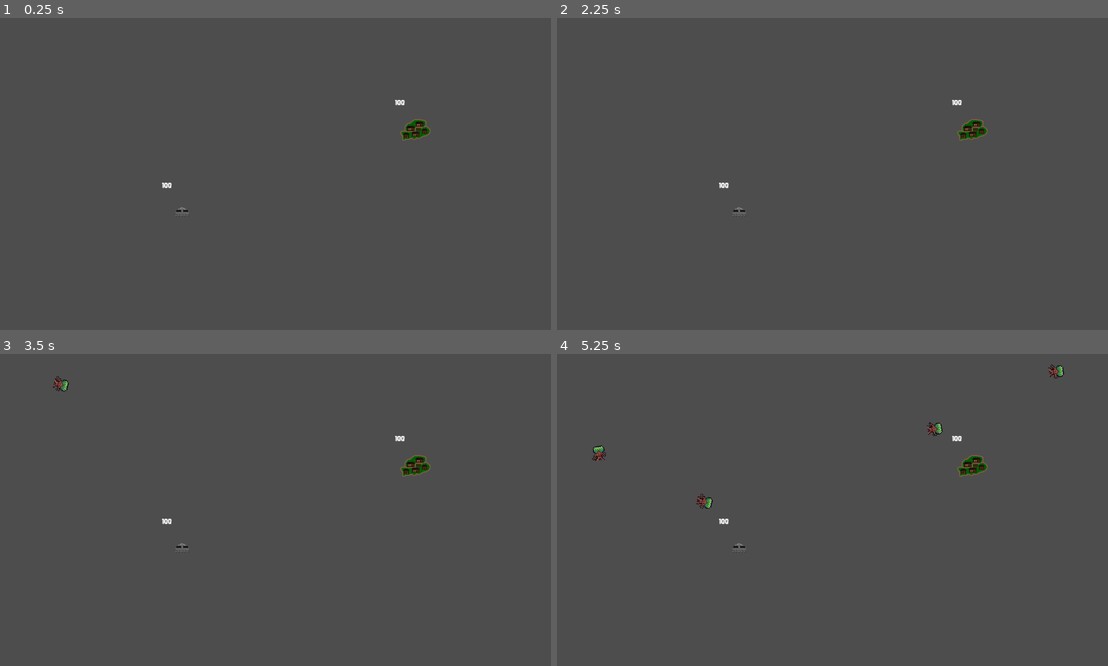
Above: before the commit, frames 1-4 (two rows, left to right).
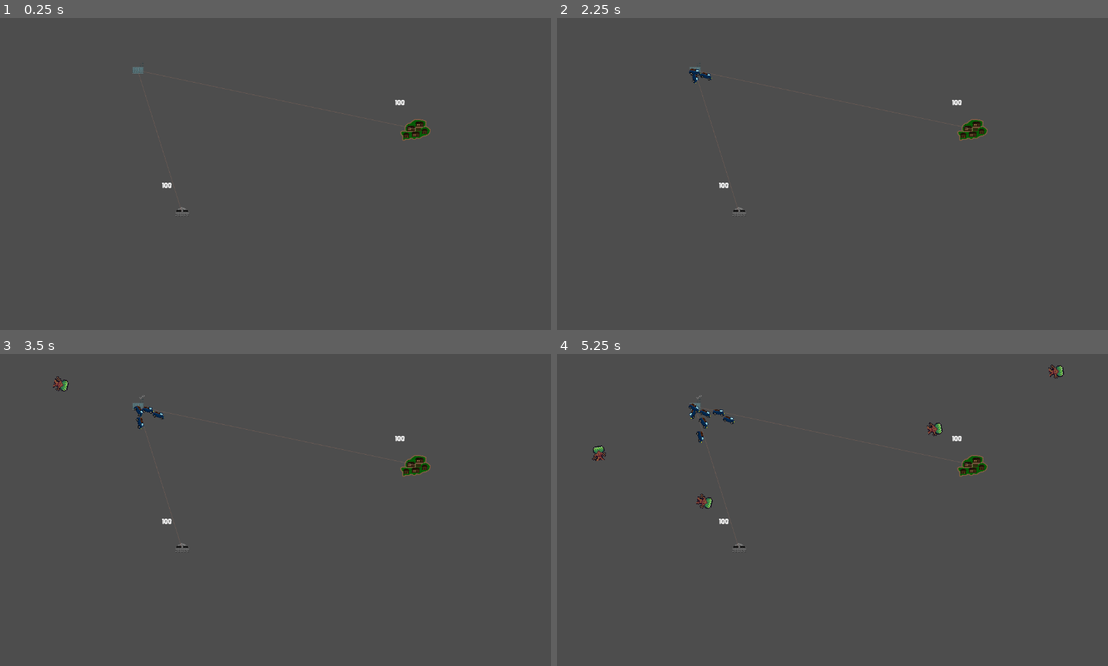
Above: after the commit, the same moments.

Repository: lewis785/ludum-dare-53
Game: Godot game, scene res://scenes/davids_scene.tscn
The game is run twice, just before and just after one commit, with the same random seed, the same clock (stepped at 60 frames per second) and the same inputs. This scene is started directly instead of the project's main scene.
Inputs (mouse positions are in pixels of both pictures, inside the frame that each line leads up to):
- Up to frame 1 (0.25 s): no input
- Up to frame 2 (2.25 s): tap Enter at 0.5, 2 s; move the mouse to (959, 158) at 0.52 s; hold S (camera_down) 0.53-1.28 s; click (959, 158) at 0.67 s; tap Space at 1.25 s; move the mouse to (722, 189) at 1.27 s; tap A (camera_left) at 1.35 s; click (722, 189) at 1.42 s; move the mouse to (887, 105) at 2.02 s; hold D (camera_right) from 2.03 s (still down); click (887, 105) at 2.17 s
- Up to frame 3 (3.5 s): move the mouse to (247, 572) at 2.77 s; release D (camera_right) at 2.78 s; tap W (camera_up) at 2.85 s; click (247, 572) at 2.92 s
- Up to frame 4 (5.25 s): move the mouse to (1003, 556) at 3.52 s; hold S (camera_down) 3.53-4.28 s; click (1003, 556) at 3.67 s; move the mouse to (667, 463) at 4.27 s; tap A (camera_left) at 4.35 s; click (667, 463) at 4.42 s; move the mouse to (860, 510) at 5.02 s; hold D (camera_right) from 5.03 s (still down); click (860, 510) at 5.17 s

The runs differ from the first frame. In frame 1, less than 0.1% of the frame differs, in the area x 23-75%, y 14-61%; in frame 2, 0.1%; in frame 3, 0.2%; in frame 4, 0.3%, in the area x 23-75%, y 13-61%.

Commit message:
feat: hook up roads

Diff:
--- a/scenes/davids_scene.tscn
+++ b/scenes/davids_scene.tscn
@@ -1,13 +1,14 @@
-[gd_scene load_steps=3 format=3 uid="uid://bv1oo5bv5o5rs"]
+[gd_scene load_steps=5 format=3 uid="uid://bv1oo5bv5o5rs"]
 
 [ext_resource type="PackedScene" uid="uid://cef7nfykxy18e" path="res://scenes/enemy/spawn.tscn" id="2_dx6tg"]
+[ext_resource type="PackedScene" uid="uid://dhf8loxej1fdg" path="res://scenes/supply_depot/supply_depot.tscn" id="3_bkg0a"]
+[ext_resource type="PackedScene" uid="uid://df82d8dxjayvh" path="res://scenes/roads/roads.tscn" id="4_av4wr"]
 [ext_resource type="PackedScene" uid="uid://sd50xggadb4x" path="res://scenes/structure/structure.tscn" id="4_ri4hn"]
 
 [node name="davids_scene" type="Node2D"]
 
 [node name="town" parent="." instance=ExtResource("4_ri4hn")]
 position = Vector2(861, 230)
-owned = false
 
 [node name="turret" parent="." instance=ExtResource("4_ri4hn")]
 position = Vector2(378, 402)
@@ -15,3 +16,8 @@
 
 [node name="spawn" parent="." instance=ExtResource("2_dx6tg")]
 position = Vector2(-1, 1)
+
+[node name="roads" parent="." instance=ExtResource("4_av4wr")]
+
+[node name="supply_depot" parent="." instance=ExtResource("3_bkg0a")]
+position = Vector2(287, 109)
--- a/scenes/roads/roads.gd
+++ b/scenes/roads/roads.gd
@@ -18,7 +18,7 @@
 	var line = Line2D.new()
 	# Set the points property to draw a line from (0, 0) to (100, 100)
 	line.points = [start.position, end.position]
-	line.width = 2
+	line.width = 1
 	line.default_color = Color(0.43921, 0.3647, 0.3372, 0.8)
 	# Add the Line2D node as a child of the scene
 	add_child(line)
@@ -27,7 +27,7 @@
 	print("Updating roads")
 	var root = self.get_tree().current_scene
 	var depot = root.find_child('supply_depot')
-	var structs = structures(root.find_children('*structure*'))
+	var structs = get_tree().get_nodes_in_group('structures')
 
 	for struct in structs:
 		if (struct.owned):
--- a/scenes/structure/structure.tscn
+++ b/scenes/structure/structure.tscn
@@ -50,7 +50,7 @@
 [sub_resource type="CircleShape2D" id="CircleShape2D_l3nck"]
 radius = 200.0
 
-[node name="structure" type="Node2D"]
+[node name="structure" type="Node2D" groups=["structures"]]
 script = ExtResource("1_lu5co")
 
 [node name="StructureArea2D" type="Area2D" parent="."]
@@ -58,7 +58,6 @@
 metadata/_edit_group_ = true
 
 [node name="CollisionShape2D" type="CollisionShape2D" parent="StructureArea2D"]
-visible = false
 light_mask = 0
 shape = SubResource("RectangleShape2D_0drnf")
 debug_color = Color(0, 0.545098, 0.937255, 0.419608)
@@ -76,7 +75,6 @@
 theme_override_fonts/font = ExtResource("3_6g6dh")
 
 [node name="RangeArea2D" type="Area2D" parent="."]
-visible = false
 
 [node name="RangeCollisionShape2D" type="CollisionShape2D" parent="RangeArea2D"]
 position = Vector2(1, 1)
